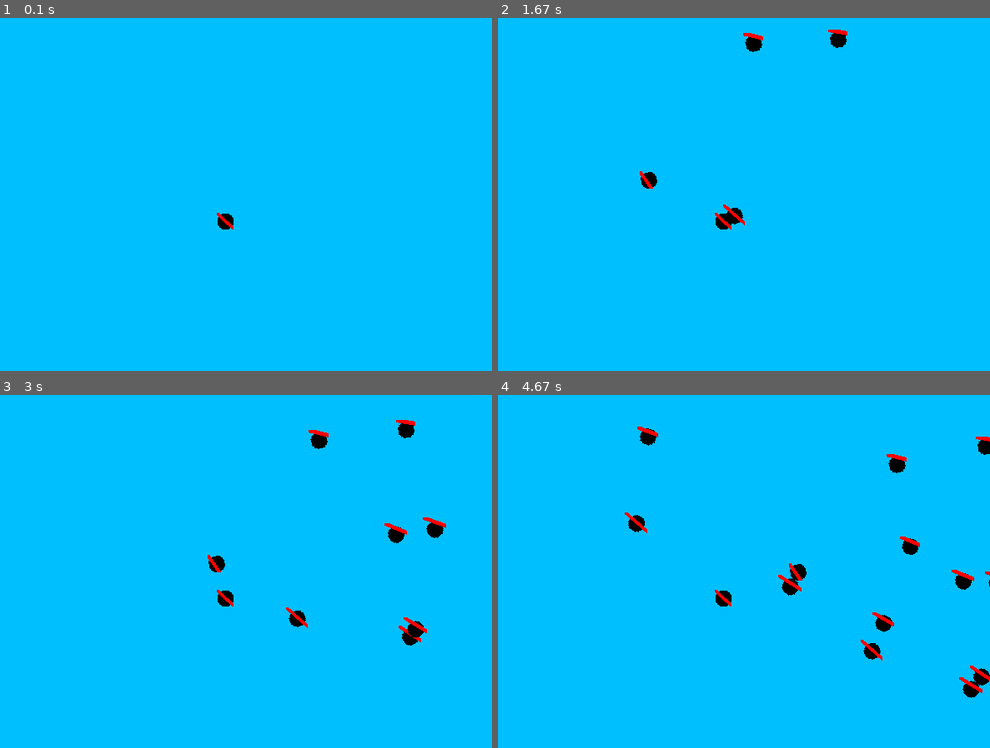
Above: before the commit, frames 1-4 (two rows, left to right).
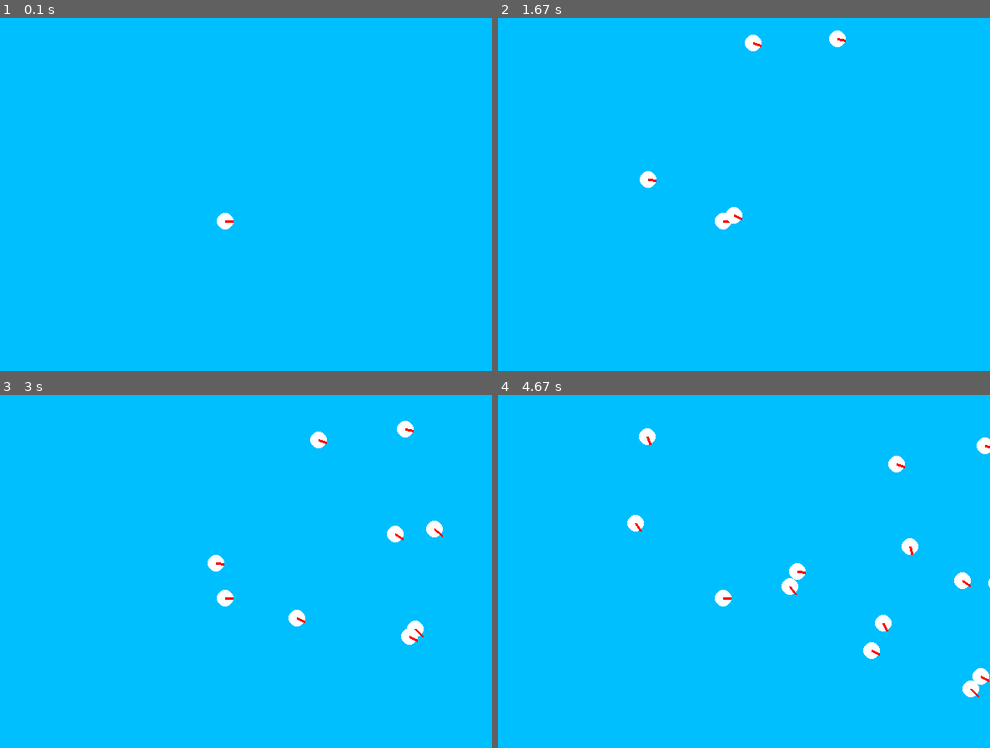
Above: after the commit, the same moments.

Repository: jjauzion/evolve
Game: pygame game, started from main.py
Same seed, same stepped clock (60 frames per second), same inputs: the game is played once before the commit and once after it.
Inputs (mouse positions are in pixels of both pictures, inside the frame that each line leads up to):
- Up to frame 1 (0.1 s): no input
- Up to frame 2 (1.67 s): press the mouse at (724, 198) at 0.37 s; move the mouse to (660, 183) at 0.47 s; release the mouse at (596, 173) at 0.6 s; press the mouse at (724, 198) at 0.7 s; move the mouse to (763, 113) at 0.8 s; release the mouse at (803, 32) at 0.93 s; press the mouse at (724, 198) at 1.03 s; move the mouse to (729, 116) at 1.13 s; release the mouse at (734, 35) at 1.27 s; press the mouse at (724, 198) at 1.37 s; move the mouse to (729, 205) at 1.47 s; release the mouse at (729, 212) at 1.6 s
- Up to frame 3 (3 s): press the mouse at (226, 575) at 1.7 s; move the mouse to (295, 592) at 1.8 s; release the mouse at (364, 610) at 1.93 s; press the mouse at (226, 575) at 2.03 s; move the mouse to (295, 543) at 2.13 s; release the mouse at (364, 511) at 2.27 s; press the mouse at (226, 575) at 2.37 s; move the mouse to (324, 543) at 2.47 s; release the mouse at (418, 515) at 2.6 s; press the mouse at (226, 575) at 2.7 s; move the mouse to (319, 599) at 2.8 s; release the mouse at (413, 627) at 2.93 s
- Up to frame 4 (4.67 s): press the mouse at (724, 575) at 3.03 s; move the mouse to (734, 553) at 3.13 s; release the mouse at (748, 532) at 3.27 s; press the mouse at (724, 575) at 3.37 s; move the mouse to (665, 525) at 3.47 s; release the mouse at (606, 479) at 3.6 s; press the mouse at (724, 575) at 3.7 s; move the mouse to (798, 582) at 3.8 s; release the mouse at (867, 589) at 3.93 s; press the mouse at (724, 575) at 4.03 s; move the mouse to (680, 497) at 4.13 s; release the mouse at (640, 419) at 4.27 s; press the mouse at (724, 575) at 4.37 s; move the mouse to (817, 557) at 4.47 s; release the mouse at (911, 543) at 4.6 s

The runs differ from the first frame. In frame 1, 0.1% of the frame differs, in the area x 44-48%, y 55-60%; in frame 2, 0.7%; in frame 3, 1.3%; in frame 4, 1.9%, in the area x 25-100%, y 8-86%.

Commit message:
cell representation ok, with heading, not using png anymore

Diff:
--- a/src/component/Velocity.py
+++ b/src/component/Velocity.py
@@ -36,7 +36,10 @@
         return self._polar_vector
 
     def get_heading_deg(self):
-        return round(self._polar_vector["theta"] * 180 / math.pi)
+        return self._polar_vector["theta"] * 180 / math.pi
+
+    def get_heading_rad(self):
+        return self._polar_vector["theta"]
 
     polar_vector = property(_get_polar_vector, _set_polar_vector)
     vector = property(_get_vector, _set_vector)
--- a/src/entity/Cell.py
+++ b/src/entity/Cell.py
@@ -1,4 +1,5 @@
 import pygame
+import math
 
 from src.component import Position
 from src.component import Velocity
@@ -18,10 +19,8 @@
             "physic": Physic.Physic(size),
             "health": Health.Health(life, regen)
         }
-        heading = self.component["velocity"].get_heading_deg()
-        self.image, self.rect = module_fct.load_image(image, size=(size, size), heading=heading)
-        pygame.draw.line(self.image, (255, 0, 0), self.component["position"].get_position(), (0, 0), 5)
-        self.original = self.image
+        heading = self.component["velocity"].get_heading_rad()
+        self.image, self.rect = module_fct.create_cell_image((255, 255, 255), (255, 0, 0), size, heading)
         self.rect.center = position
 
     def __str__(self):
--- a/src/module_fct.py
+++ b/src/module_fct.py
@@ -1,5 +1,6 @@
 import pygame
 from pygame.locals import *
+import math
 
 
 def load_image(pic_path, size=None, colorkey=None, heading=None):
@@ -24,3 +25,22 @@
     rot_image = pygame.transform.rotate(image, angle)
     rot_rect = rot_image.get_rect(center=rect.center)
     return rot_image, rot_rect
+
+
+def create_cell_image(color_circle, color_line, size, heading):
+    """
+    create a surface with a circle drawn and a line showing the heading
+    :param color_circle: color of the circle
+    :param color_line: color of the line
+    :param size: diameter of the circle
+    :param heading: heading to show direction
+    :return: image as surface, rectange of the surface
+    """
+    image = pygame.Surface((size, size), SRCALPHA, 32).convert_alpha()
+    center_x = size // 2
+    center_y = size // 2
+    pygame.draw.circle(image, color_circle, (center_x, center_y), size // 2)
+    y = round(center_x + size * math.sin(heading))
+    x = round(center_y + size * math.cos(heading))
+    pygame.draw.line(image, color_line, (center_x, center_y), (x, y), 3)
+    return image, image.get_rect()
--- a/src/system/Game.py
+++ b/src/system/Game.py
@@ -54,7 +54,7 @@
 
     def exe_cycle(self):
         before = time.time()
-        print(self.__str__())
+        #print(self.__str__())
         self.move.move_entity(self.universe.all_sprite)
         self.ageing.ageing(entity_list=self.universe.all_sprite, cycle=self.cycle)
         self.death.death(self.universe.all_sprite)
@@ -62,7 +62,7 @@
         self.cycle += 1
         for event in pygame.event.get():
             self.process_event(event)
-        print("cycle {} took {}s to run".format(self.cycle, time.time() - before))
+        #print("cycle {} took {}s to run".format(self.cycle, time.time() - before))
 
     def start(self):
         self.prepare()
